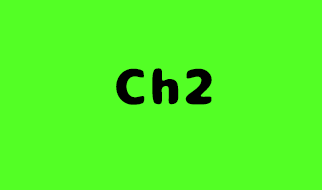
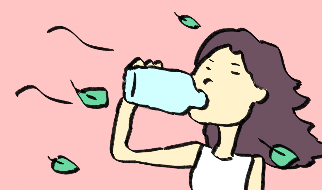
Layered file, before and after one edit (322x190). Changes by layer:
removed layer "Ch2" over 116, 68, 212, 105
added group "Ch4" with 5 layers above "背景" over 0, 0, 322, 190
added layer "レイヤー 35" (1st of 2, in "Ch4") in group "Ch4" over 47, 11, 300, 175
added layer "レイヤー 33" (1st of 2, in "Ch4") in group "Ch4" over 15, 25, 322, 190
added layer "レイヤー 32" in group "Ch4" over 0, 0, 322, 190
